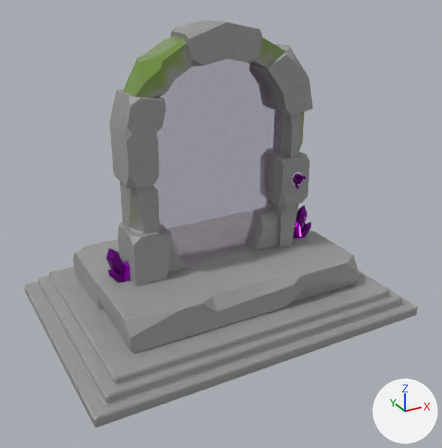
An edit to the Blender file Portal.blend, drawn before and after from the same camera.
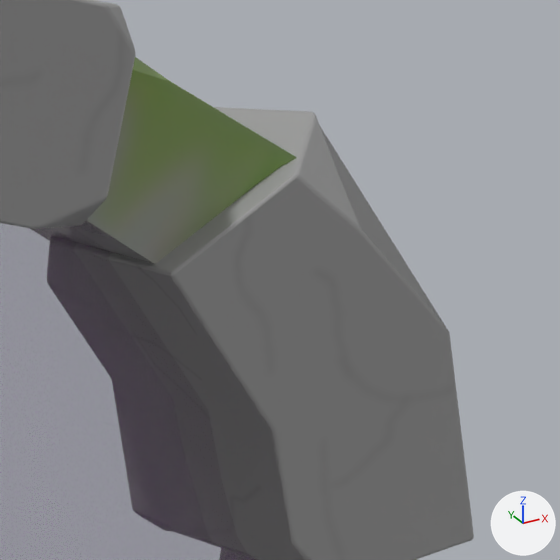
The first picture shows the older version from a 50 mm lens placed at (-4.39, -7.89, 5.63), pointed at (-0.05, 0.0, 1.69). The close-ups show the older and then the newer version on the part from 55% to 74% of the width and 6% to 25% of the height of that picture. Only the edits that show in the close-ups are written down. The lights are fixed; the arrows at lower right show +X, +Y and +Z.
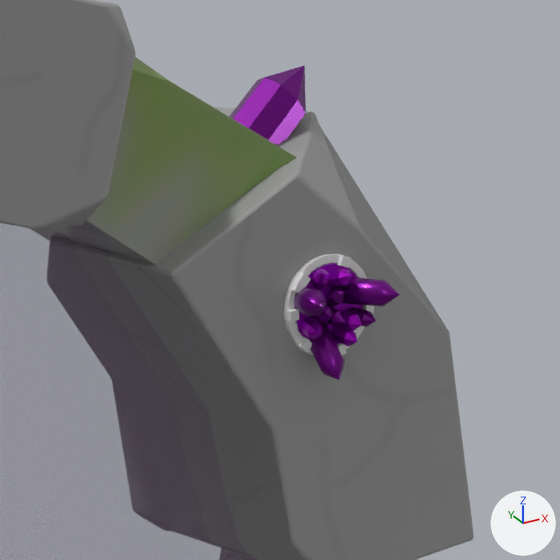
Patch to the scene script:
```diff
--- a/Portal.blend.py
+++ b/Portal.blend.py
@@ ob_geode1_001 @@
+ob_geode1_001 = bpy.data.objects.new('Geode1.001', me_plane_022.copy())  # the mesh of ob_plane_019
+ob_geode1_001.location = (0.94, 0.176, 4.18)
+ob_geode1_001.rotation_euler = (0.0, 0.751, 0.0)  # degrees (0, 43, 0)
+ob_geode1_001.scale = (0.0771, 0.0771, 0.0771)
@@ ob_geodebase_002 @@
+ob_geodebase_002 = bpy.data.objects.new('GeodeBase.002', me_circle_006.copy())  # the mesh of ob_circle
+ob_geodebase_002.location = (1.113, -0.102, 3.978)
+ob_geodebase_002.rotation_euler = (1.571, 0.0, 0.0)  # degrees (90, 0, 0)
+ob_geodebase_002.scale = (-0.0972, -0.0972, -0.0972)
@@ ob_geode14_002 @@
+ob_geode14_002 = bpy.data.objects.new('Geode14.002', me_plane_022.copy())  # the mesh of ob_plane_019
+ob_geode14_002.location = (1.11, -0.045, 3.97)
+ob_geode14_002.rotation_euler = (1.05, 0.611, -0.199)  # degrees (60, 35, -11)
+ob_geode14_002.scale = (0.0218, 0.0218, 0.0218)
@@ ob_geode13_002 @@
+ob_geode13_002 = bpy.data.objects.new('Geode13.002', me_plane_022.copy())  # the mesh of ob_plane_019
+ob_geode13_002.location = (1.116, -0.044, 3.968)
+ob_geode13_002.rotation_euler = (1.805, 0.694, 0.192)  # degrees (103, 40, 11)
+ob_geode13_002.scale = (0.0218, 0.0218, 0.0218)
@@ ob_geode12_002 @@
+ob_geode12_002 = bpy.data.objects.new('Geode12.002', me_plane_041)  # 25 vertices, 21 faces; spans x -0.92..0.92, y -0.92..0.92, z 0.0..5.13; in mat_portalinner_002 (purple #a900c5)
+ob_geode12_002.location = (1.132, -0.061, 3.921)
+ob_geode12_002.rotation_euler = (-0.827, -1.759, 2.54)  # degrees (-47, -101, 146)
+ob_geode12_002.scale = (0.0218, 0.0218, 0.0218)
@@ ob_geode11_002 @@
+ob_geode11_002 = bpy.data.objects.new('Geode11.002', me_plane_040)  # 25 vertices, 21 faces; spans x -0.92..0.92, y -0.92..0.92, z 0.0..5.13; in mat_portalinner_002 (purple #a900c5)
+ob_geode11_002.location = (1.12, -0.061, 4.025)
+ob_geode11_002.rotation_euler = (1.301, -0.00182, 0.0332)  # degrees (75, -0.1, 1.9)
+ob_geode11_002.scale = (0.0218, 0.0218, 0.0218)
@@ ob_geode10_002 @@
+ob_geode10_002 = bpy.data.objects.new('Geode10.002', me_plane_022.copy())  # the mesh of ob_plane_019
+ob_geode10_002.location = (1.08, -0.059, 3.973)
+ob_geode10_002.rotation_euler = (1.615, 0.665, -0.0672)  # degrees (93, 38, -3.9)
+ob_geode10_002.scale = (0.0218, 0.0218, 0.0218)
@@ ob_geode9_002 @@
+ob_geode9_002 = bpy.data.objects.new('Geode9.002', me_plane_038)  # 25 vertices, 21 faces; spans x -0.92..0.92, y -0.92..0.92, z 0.0..5.13; in mat_portalinner_002 (purple #a900c5)
+ob_geode9_002.location = (1.063, -0.061, 3.943)
+ob_geode9_002.rotation_euler = (1.67, 0.0145, -0.197)  # degrees (96, 0.8, -11)
+ob_geode9_002.scale = (0.0218, 0.0218, 0.0218)
@@ ob_geode8_002 @@
+ob_geode8_002 = bpy.data.objects.new('Geode8.002', me_plane_037)  # 25 vertices, 21 faces; spans x -0.92..0.92, y -0.92..0.92, z 0.0..5.13; in mat_portalinner_002 (purple #a900c5)
+ob_geode8_002.location = (1.105, -0.059, 4.009)
+ob_geode8_002.rotation_euler = (0.985, 0.508, -0.788)  # degrees (56, 29, -45)
+ob_geode8_002.scale = (0.0218, 0.0218, 0.0218)
@@ ob_geode7_002 @@
+ob_geode7_002 = bpy.data.objects.new('Geode7.002', me_plane_015.copy())  # the mesh of ob_plane_012
+ob_geode7_002.location = (1.09, -0.061, 3.947)
+ob_geode7_002.rotation_euler = (2.347, -0.268, -0.274)  # degrees (134, -15, -16)
+ob_geode7_002.scale = (0.0342, 0.0342, 0.0342)
@@ ob_geode6_002 @@
+ob_geode6_002 = bpy.data.objects.new('Geode6.002', me_plane_015.copy())  # the mesh of ob_plane_012
+ob_geode6_002.location = (1.064, -0.059, 3.993)
+ob_geode6_002.rotation_euler = (1.295, 1.251, -0.645)  # degrees (74, 72, -37)
+ob_geode6_002.scale = (0.0342, 0.0342, 0.0342)
@@ ob_geode5_002 @@
+ob_geode5_002 = bpy.data.objects.new('Geode5.002', me_plane_034)  # 25 vertices, 21 faces; spans x -0.92..0.92, y -0.92..0.92, z 0.0..5.13; in mat_portalinner_002 (purple #a900c5)
+ob_geode5_002.location = (1.139, -0.061, 3.952)
+ob_geode5_002.rotation_euler = (1.652, 0.00993, 0.161)  # degrees (95, 0.6, 9.2)
+ob_geode5_002.scale = (0.0218, 0.0218, 0.0218)
@@ ob_geode4_002 @@
+ob_geode4_002 = bpy.data.objects.new('Geode4.002', me_plane_022.copy())  # the mesh of ob_plane_019
+ob_geode4_002.location = (1.163, -0.061, 3.954)
+ob_geode4_002.rotation_euler = (1.631, -0.0354, 0.319)  # degrees (93, -2, 18)
+ob_geode4_002.scale = (0.0218, 0.0218, 0.0218)
@@ ob_geode3_002 @@
+ob_geode3_002 = bpy.data.objects.new('Geode3.002', me_plane_015.copy())  # the mesh of ob_plane_012
+ob_geode3_002.location = (1.139, -0.061, 4.008)
+ob_geode3_002.rotation_euler = (1.551, -0.00995, 0.513)  # degrees (89, -0.6, 29)
+ob_geode3_002.scale = (0.0342, 0.0342, 0.0342)
@@ ob_geoderingoverlay_002 @@
+ob_geoderingoverlay_002 = bpy.data.objects.new('GeodeRingOverlay.002', me_circle_005.copy())  # the mesh of ob_circle_003
+ob_geoderingoverlay_002.location = (1.113, -0.102, 3.978)
+ob_geoderingoverlay_002.rotation_euler = (4.712, 0.0, 0.0)  # degrees (270, 0, 0)
+ob_geoderingoverlay_002.scale = (-0.114, -0.114, -0.114)
@@ ob_geodering_002 @@
+ob_geodering_002 = bpy.data.objects.new('GeodeRing.002', me_circle_004.copy())  # the mesh of ob_circle_002
+ob_geodering_002.location = (1.113, -0.102, 3.978)
+ob_geodering_002.rotation_euler = (4.712, 0.0, 0.0)  # degrees (270, 0, 0)
+ob_geodering_002.scale = (-0.114, -0.114, -0.114)
```

Where the change shows, as pixel boxes [x1, y1, x2, y2] in the close-ups (560 x 560 px):
'Geode1.001', added
    after: [229, 65, 306, 145]
'Geode3.002', added
    after: [338, 277, 400, 306]
'Geode7.002', added
    after: [309, 320, 345, 380]
'GeodeRing.002', added
    after: [284, 254, 367, 356]
'GeodeRingOverlay.002', added
    after: [283, 253, 374, 355]
'Geode6.002', added
    after: [294, 287, 327, 316]
'GeodeBase.002', added
    after: [294, 263, 363, 344]
'Geode12.002', added
    after: [331, 326, 358, 347]
'Geode11.002', added
    after: [327, 269, 352, 288]
'Geode9.002', added
    after: [300, 317, 323, 339]
'Geode8.002', added
    after: [312, 269, 330, 291]
'Geode14.002', added
    after: [325, 287, 345, 307]
'Geode4.002', added
    after: [346, 307, 376, 327]
'Geode5.002', added
    after: [340, 309, 362, 331]
'Geode13.002', added
    after: [327, 307, 345, 327]
'Geode10.002', added
    after: [310, 306, 333, 323]
